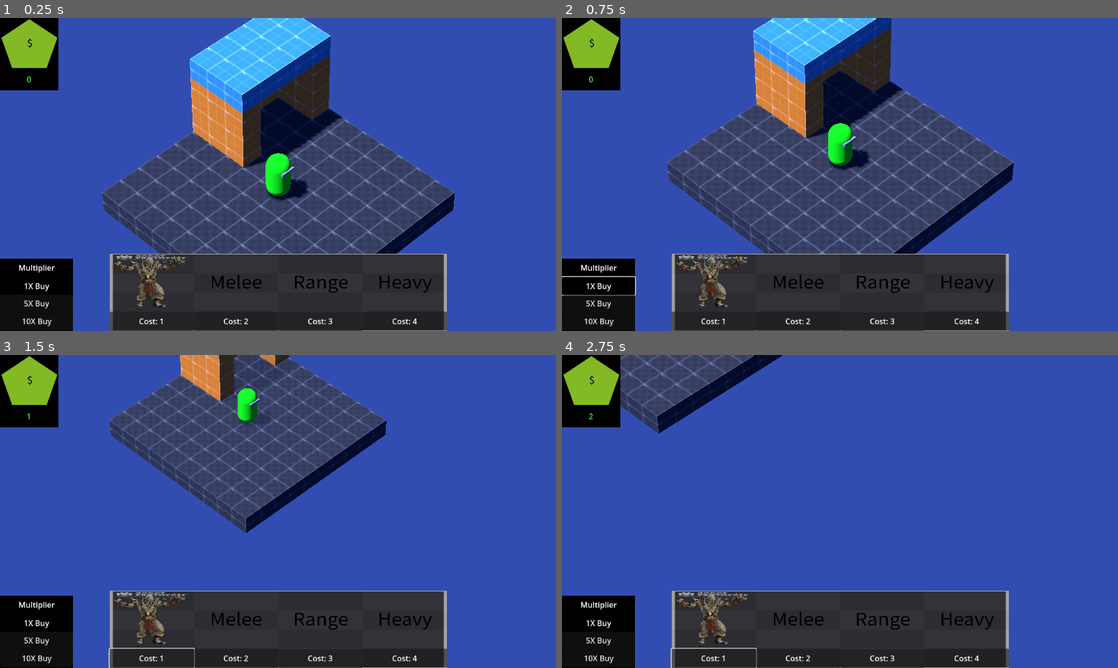
Above: before the commit, frames 1-4 (two rows, left to right).
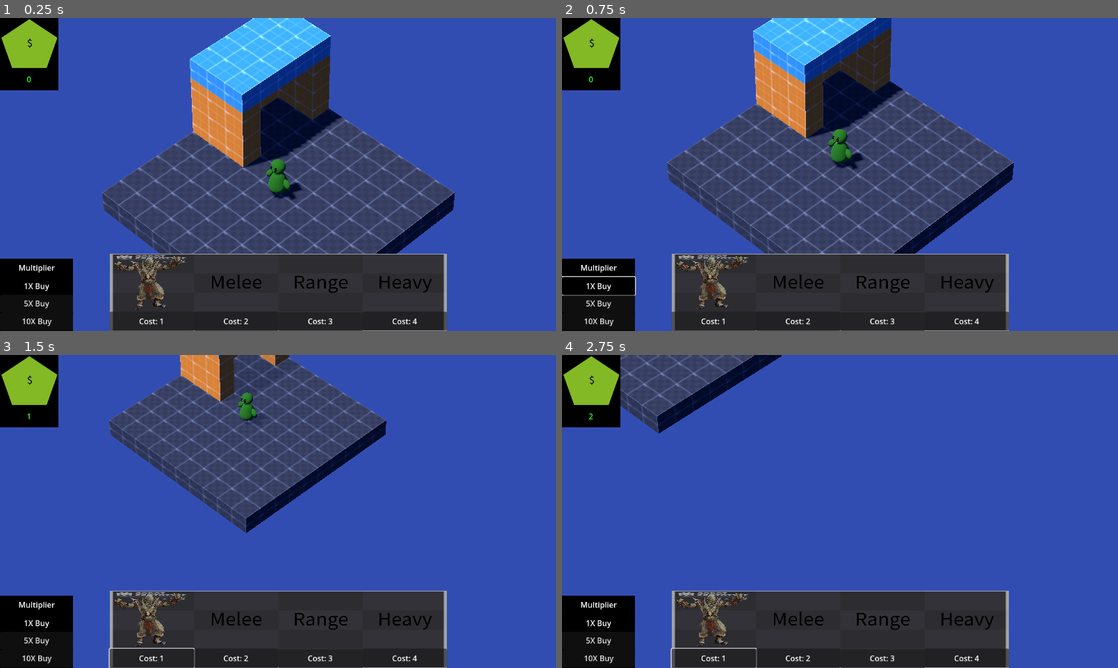
Above: after the commit, the same moments.

Repository: HuskyGameDev/2024f-team10
Game: Godot game, scene res://scenes/game.tscn
Same seed, same stepped clock (60 frames per second), same inputs: the game is played once before the commit and once after it.
Inputs (mouse positions are in pixels of both pictures, inside the frame that each line leads up to):
- Up to frame 1 (0.25 s): no input
- Up to frame 2 (0.75 s): click "1X Buy" at 0.5 s
- Up to frame 3 (1.5 s): move the mouse to (400, 495) at 1.27 s; hold Right from 1.28 s (still down); hold Mouse wheel down (Scroll_Down) from 1.28 s (still down)
- Up to frame 4 (2.75 s): move the mouse to (728, 527) at 2.02 s; release Right at 2.03 s; release Mouse wheel down (Scroll_Down) at 2.03 s; hold Down from 2.03 s (still down); tap Mouse wheel up (Scroll_Up) at 2.1 s

The runs differ from the first frame. In frame 1, 0.7% of the frame differs, in the area x 47-56%, y 43-59%; in frame 2, 0.7%; in frame 3, 0.3%; in frame 4, nothing differs.

Commit message:
Added tower detection code for orc and changed mesh

Diff:
--- a/scenes/game.tscn
+++ b/scenes/game.tscn
@@ -6,7 +6,7 @@
 [ext_resource type="Texture2D" uid="uid://k2d072d5osso" path="res://assets/addons/godot-prototype-texture/PNG/grid_orange_512x512.png" id="2_0fwkx"]
 [ext_resource type="PackedScene" uid="uid://epy08dhbnqp" path="res://scenes/camera_rig.tscn" id="3_icaeh"]
 [ext_resource type="Texture2D" uid="uid://d3efjw3avj0g6" path="res://assets/addons/godot-prototype-texture/PNG/grid_blue_512x512.png" id="3_m5era"]
-[ext_resource type="PackedScene" uid="uid://bdggw1uagubs0" path="res://scenes/player.tscn" id="5_ee78g"]
+[ext_resource type="PackedScene" uid="uid://bdggw1uagubs0" path="res://scenes/orc.tscn" id="5_ee78g"]
 
 [sub_resource type="ShaderMaterial" id="ShaderMaterial_pv8rd"]
 shader = ExtResource("1_2ae6i")
--- a/scenes/player.tscn
+++ b/scenes/orc.tscn
@@ -1,20 +1,11 @@
-[gd_scene load_steps=8 format=3 uid="uid://bdggw1uagubs0"]
+[gd_scene load_steps=5 format=3 uid="uid://bdggw1uagubs0"]
 
 [ext_resource type="Script" path="res://scripts/orc.gd" id="1_c4y2i"]
-[ext_resource type="Shader" path="res://assets/shaders/player.gdshader" id="1_iu338"]
+[ext_resource type="ArrayMesh" uid="uid://bwunjkgw04dg" path="res://assets/unfinishedTroopOrc.obj" id="2_rfewd"]
 
 [sub_resource type="CapsuleShape3D" id="CapsuleShape3D_gfw2q"]
 
-[sub_resource type="ShaderMaterial" id="ShaderMaterial_233v3"]
-render_priority = 0
-shader = ExtResource("1_iu338")
-
-[sub_resource type="CapsuleMesh" id="CapsuleMesh_62y8i"]
-material = SubResource("ShaderMaterial_233v3")
-
-[sub_resource type="BoxMesh" id="BoxMesh_d3qub"]
-
-[sub_resource type="SphereShape3D" id="SphereShape3D_0x56e"]
+[sub_resource type="SphereShape3D" id="SphereShape3D_2ivwk"]
 
 [node name="Orc" type="CharacterBody3D"]
 transform = Transform3D(1, 0, 0, 0, 1, 0, 0, 0, 1, 0, 1, 0)
@@ -30,15 +21,14 @@
 shape = SubResource("CapsuleShape3D_gfw2q")
 
 [node name="Body" type="MeshInstance3D" parent="."]
-mesh = SubResource("CapsuleMesh_62y8i")
+transform = Transform3D(0.04, 0, 0, 0, 0.04, 0, 0, 0, 0.04, 0, -0.924978, 0)
+mesh = ExtResource("2_rfewd")
 
-[node name="Glasses" type="MeshInstance3D" parent="."]
-transform = Transform3D(0.1, 0, 0, 0, 0.1, 0, 0, 0, 0.650912, 0.511938, 0.519475, 0)
-mesh = SubResource("BoxMesh_d3qub")
+[node name="DetectionRange" type="Area3D" parent="." groups=["Tower Troop"]]
 
-[node name="ShapeCast3D" type="ShapeCast3D" parent="."]
-shape = SubResource("SphereShape3D_0x56e")
-exclude_parent = false
+[node name="Range" type="CollisionShape3D" parent="DetectionRange"]
+transform = Transform3D(10, 0, 0, 0, 10, 0, 0, 0, 10, 0, 0, 0)
+shape = SubResource("SphereShape3D_2ivwk")
 
 [node name="RegenTimer" type="Timer" parent="."]
 wait_time = 0.1
@@ -48,5 +38,7 @@
 one_shot = true
 autostart = true
 
+[connection signal="body_entered" from="DetectionRange" to="." method="_on_detection_range_body_entered"]
+[connection signal="body_exited" from="DetectionRange" to="." method="_on_detection_range_body_exited"]
 [connection signal="timeout" from="RegenTimer" to="." method="_on_regen_timer_timeout"]
 [connection signal="timeout" from="AttackTimer" to="." method="_on_attack_timer_timeout"]
--- a/scripts/orc.gd
+++ b/scripts/orc.gd
@@ -1,6 +1,5 @@
 extends Unit
 
-@onready var shape_cast_3d: ShapeCast3D = $ShapeCast3D
 @onready var attack_timer: Timer = $AttackTimer
 @onready var regen_timer: Timer = $RegenTimer
 
@@ -13,7 +12,6 @@
 	# setup the attack range:
 	var rangeDetector = SphereShape3D.new()
 	rangeDetector.radius = attackRange
-	shape_cast_3d.shape = rangeDetector
 
 	attack_timer.wait_time = attackSpeed
 
@@ -24,7 +22,7 @@
 		queue_free()
 
 	if(canAttack):
-		damage(attackDmg)
+		attack(cur_tar)
 		attack_timer.start()
 		canAttack = false
 
@@ -45,3 +43,28 @@
 
 func _on_attack_timer_timeout() -> void:
 	canAttack = true
+
+# enemy detection code
+var targets : Array = []
+var cur_tar : Unit
+var can_shoot : bool = true
+
+func choose_target(targets : Array) -> void:
+	var temp_array : Array = targets
+	var current_target : Unit = null
+	for i in temp_array:
+		if current_target == null:
+			current_target = i
+	cur_tar = current_target
+
+
+func _on_detection_range_body_entered(body: Node3D) -> void:
+	if body.is_in_group("Tower Troop"):
+		targets.append(body)
+		choose_target(targets)
+
+
+func _on_detection_range_body_exited(body: Node3D) -> void:
+	if body.is_in_group("Tower Troop"):
+		targets.erase(body)
+		choose_target(targets)
